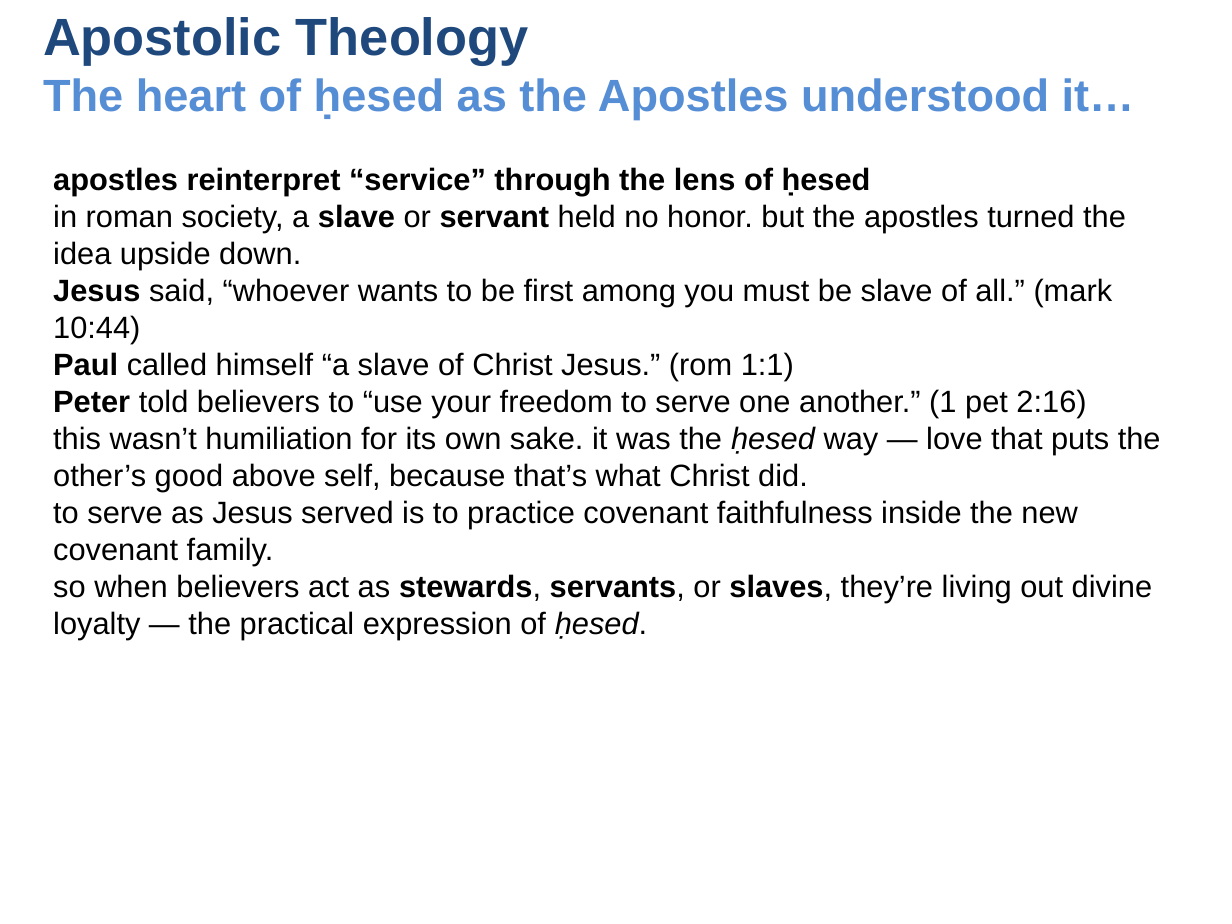
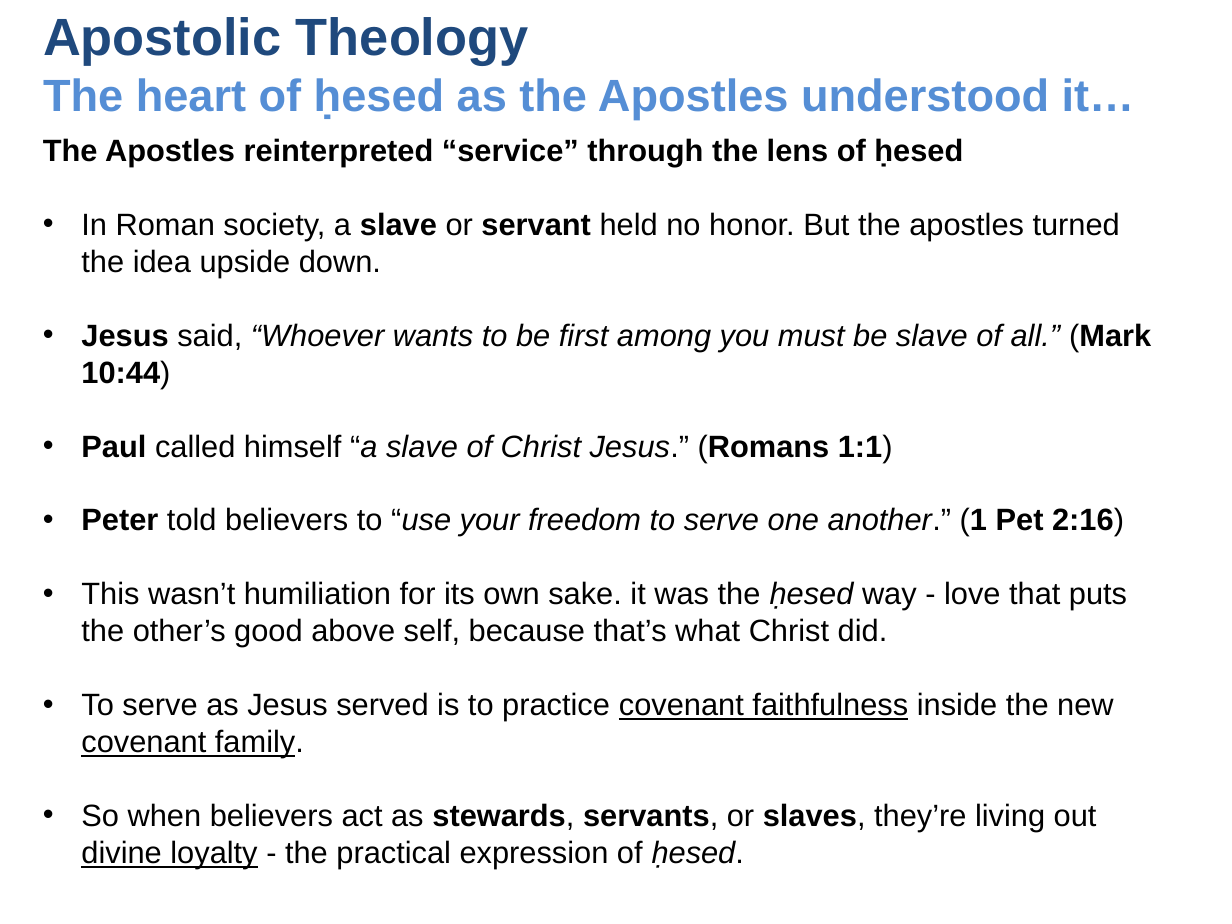
Before and after one commit to UsefulEngines/EvangelismPublic, a slide deck: slide 7 of 2025-Q4/Promises6/2025-11-09-Promises6.pptx. Drawn at 1232x924 pixels with LibreOffice and Linux fonts; fonts in the diff are those of the drawing. Boxes give left, top, right and bottom in pixels: in the first picture for what was removed or moved away, otherwise in the second. Text is boxed around its words. In the diff, an @@ line names an element or a change of style, - is before the commit and + after.

```diff
--- a/2025-Q4/Promises6/2025-11-09-Promises6.pptx
+++ b/2025-Q4/Promises6/2025-11-09-Promises6.pptx
@@ text at (43, 138, 1151, 869): text changed @@
-apostles reinterpret “service” through the lens of ḥesed
-in roman society, a slave or servant held no honor. but the apostles turned the idea upside down.
-Jesus said, “whoever wants to be first among you must be slave of all.” (mark 10:44)
-Paul called himself “a slave of Christ Jesus.” (rom 1:1)
-Peter told believers to “use your freedom to serve one another.” (1 pet 2:16)
-this wasn’t humiliation for its own sake. it was the ḥesed way — love that puts the other’s good above self, because that’s what Christ did.
-to serve as Jesus served is to practice covenant faithfulness inside the new covenant family.
-so when believers act as stewards, servants, or slaves, they’re living out divine loyalty — the practical expression of ḥesed.
+The Apostles reinterpreted “service” through the lens of ḥesed
+• In Roman society, a slave or servant held no honor. But the apostles turned the idea upside down.
+• Jesus said, “Whoever wants to be first among you must be slave of all.” (Mark 10:44)
+• Paul called himself “a slave of Christ Jesus.” (Romans 1:1)
+• Peter told believers to “use your freedom to serve one another.” (1 Pet 2:16)
+• This wasn’t humiliation for its own sake. it was the ḥesed way - love that puts the other’s good above self, because that’s what Christ did.
+• To serve as Jesus served is to practice covenant faithfulness inside the new covenant family.
+• So when believers act as stewards, servants, or slaves, they’re living out divine loyalty - the practical expression of ḥesed.
```
Also in this commit, not shown: 5 other slides changed, 1 other file.
